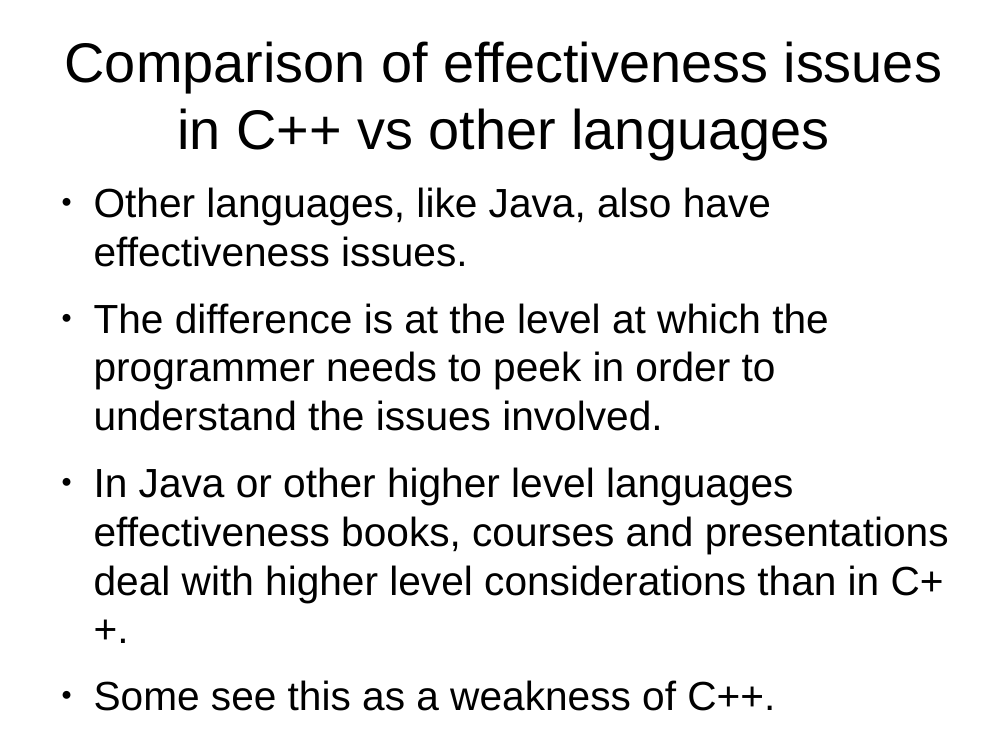
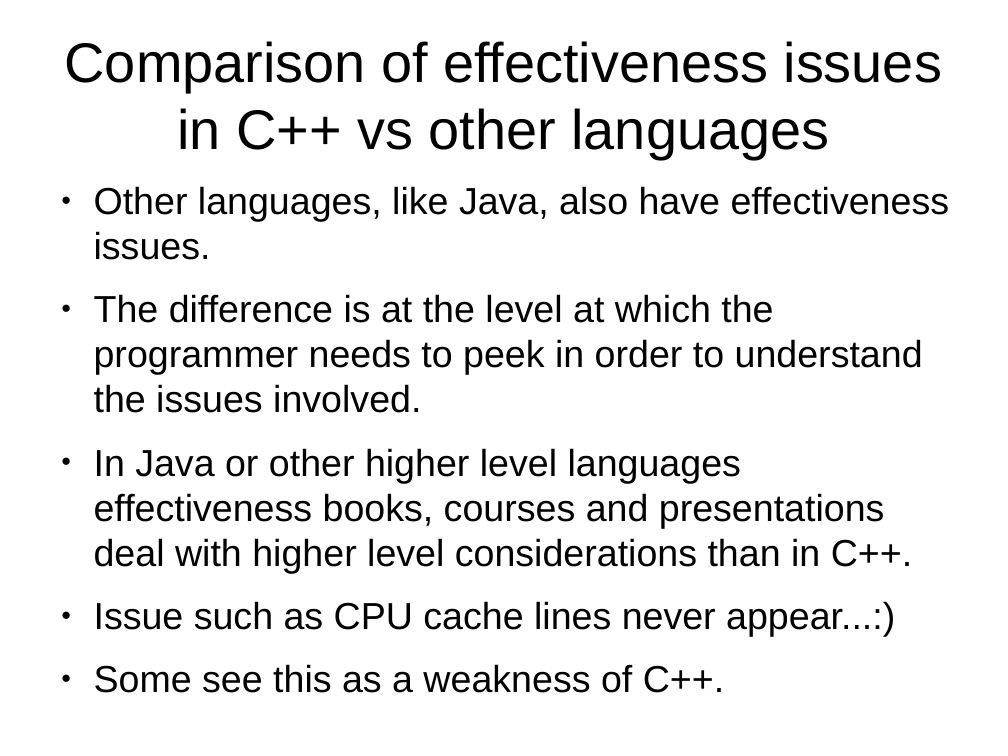
Before and after one commit to veltzer/demos-linux, a slide deck: slide 34 of multi_core/effective_cplusplus.odp (slide 28 before the commit). Drawn at 1008x756 pixels with LibreOffice and Linux fonts; fonts in the diff are those of the drawing. Boxes give left, top, right and bottom in pixels: in the first picture for what was removed or moved away, otherwise in the second. Text is boxed around its words. In the diff, an @@ line names an element or a change of style, - is before the commit and + after.

```diff
--- a/multi_core/effective_cplusplus.odp
+++ b/multi_core/effective_cplusplus.odp
@@ text at (94, 186, 950, 693): size 32 to 29.6 pt in "Other languages, like Java, also have effectiveness ...", "The difference is at the level at ...", "In Java or other higher level languages ...", "Some see this as a weakness of ..." @@
@@ text at (94, 601, 895, 636): paragraph added @@
+● Issue such as CPU cache lines never appear...:)
```
Also in this commit, not shown: 6 other slides changed, 31 slides added, 3 other files.
